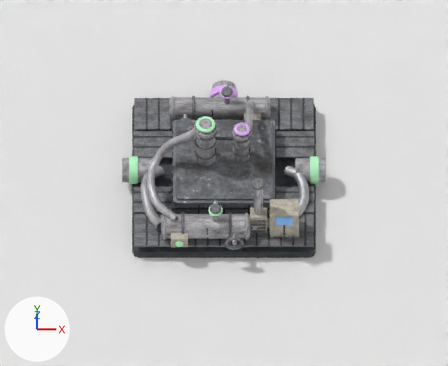
Before and after pictures for a commit that changed the Blender file models/isotope-collector/isotope-collector.blend.
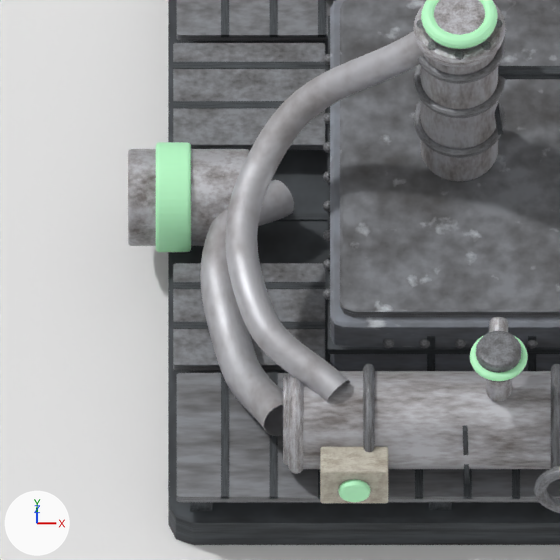
The first picture shows the older version from the file's camera 'Camera'. The close-ups show the older and then the newer version on the part from 20% to 52% of the width and 33% to 71% of the height of that picture. Only the edits that show in the close-ups are written down. The axes (+X, +Y, +Z) are drawn at lower left. The lights are the same throughout.

Names of what the first close-up shows: 'BoxLid', 'ColTShell', 'ColdBox', 'Decksouth0', 'Deckwest0', 'Deckwest1', 'DropT', 'DrumTShell', 'Ground', 'RunT-west', 'Slab', 'Socket-west-rf-tritium' and 58 more.
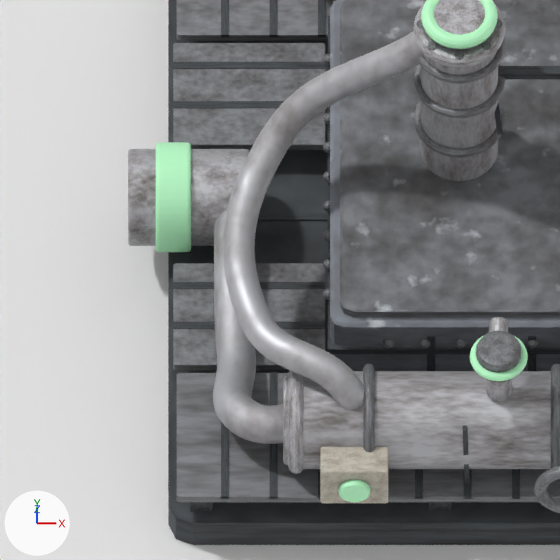
Pixel boxes (x1, y1, x2, y2) of what changed, in the close-ups (560 x 560 px):
'DropT', reshaped: before (225, 31, 424, 402); after (223, 31, 424, 410)
'RunT-west', reshaped: before (200, 180, 294, 436); after (213, 210, 283, 444)

Diff of the bpy script that builds the scene:
```diff
--- a/models/isotope-collector/isotope-collector.blend.py
+++ b/models/isotope-collector/isotope-collector.blend.py
@@ cu_dropt @@
 cu_dropt.dimensions = '3D'
-_sp = cu_dropt.splines.new('BEZIER'); _sp.bezier_points.add(3)
-_sp.bezier_points.foreach_set('co', [-0.65, 0.02, 2.19, -1.6, -0.18, 1.4, -1.7, -1.33, 1.2, -1.2, -1.83, 1.05])
-_sp.bezier_points.foreach_set('handle_left', [-0.279, 0.0981, 2.498, -1.347, 0.162, 1.64, -1.852, -0.909, 1.295, -1.395, -1.635, 1.109])
-_sp.bezier_points.foreach_set('handle_right', [-1.021, -0.0581, 1.882, -1.837, -0.5, 1.175, -1.606, -1.59, 1.141, -1.005, -2.025, 0.991])
-for _p, _l, _r in zip(_sp.bezier_points, ['AUTO', 'AUTO', 'AUTO', 'AUTO'], ['AUTO', 'AUTO', 'AUTO', 'AUTO']): _p.handle_left_type = _l; _p.handle_right_type = _r
+_sp = cu_dropt.splines.new('BEZIER'); _sp.bezier_points.add(4)
+_sp.bezier_points.foreach_set('co', [-0.65, 0.02, 2.19, -1.6, -0.18, 1.4, -1.7, -1.38, 1.15, -1.15, -1.83, 1.09, -1.15, -1.83, 0.8])
+_sp.bezier_points.foreach_set('handle_left', [-0.279, 0.0981, 2.498, -1.35, 0.158, 1.649, -1.887, -0.945, 1.228, -1.296, -1.711, 1.295, -1.15, -1.83, 0.913])
+_sp.bezier_points.foreach_set('handle_right', [-1.021, -0.0581, 1.882, -1.846, -0.512, 1.156, -1.592, -1.632, 1.105, -1.091, -1.879, 1.007, -1.15, -1.83, 0.687])
+for _p, _l, _r in zip(_sp.bezier_points, ['AUTO', 'AUTO', 'AUTO', 'AUTO', 'AUTO'], ['AUTO', 'AUTO', 'AUTO', 'AUTO', 'AUTO']): _p.handle_left_type = _l; _p.handle_right_type = _r
 cu_dropt.materials.append(mat_metal_frost)
@@ cu_runt_west @@
 cu_runt_west.dimensions = '3D'
-_sp = cu_runt_west.splines.new('BEZIER'); _sp.bezier_points.add(3)
-_sp.bezier_points.foreach_set('co', [-1.55, -1.83, 0.75, -1.83, -1.21, 0.555, -1.85, -0.25, 0.63, -1.55, 0.0, 0.55])
-_sp.bezier_points.foreach_set('handle_left', [-1.441, -2.072, 0.826, -1.77, -1.478, 0.583, -2.004, -0.592, 0.656, -1.667, -0.0976, 0.581])
-_sp.bezier_points.foreach_set('handle_right', [-1.659, -1.588, 0.674, -1.911, -0.845, 0.517, -1.786, -0.108, 0.619, -1.433, 0.0976, 0.519])
-for _p, _l, _r in zip(_sp.bezier_points, ['AUTO', 'AUTO', 'AUTO', 'AUTO'], ['AUTO', 'AUTO', 'AUTO', 'AUTO']): _p.handle_left_type = _l; _p.handle_right_type = _r
+_sp = cu_runt_west.splines.new('BEZIER'); _sp.bezier_points.add(4)
+_sp.bezier_points.foreach_set('co', [-1.35, -1.83, 0.75, -1.75, -1.83, 0.75, -1.83, -1.21, 0.555, -1.85, -0.25, 0.63, -1.85, 0.0, 0.55])
+_sp.bezier_points.foreach_set('handle_left', [-1.194, -1.83, 0.75, -1.633, -1.929, 0.781, -1.811, -1.463, 0.584, -1.846, -0.623, 0.673, -1.85, -0.0976, 0.581])
+_sp.bezier_points.foreach_set('handle_right', [-1.506, -1.83, 0.75, -1.941, -1.668, 0.699, -1.857, -0.837, 0.513, -1.851, -0.148, 0.618, -1.85, 0.0976, 0.519])
+for _p, _l, _r in zip(_sp.bezier_points, ['AUTO', 'AUTO', 'AUTO', 'AUTO', 'AUTO'], ['AUTO', 'AUTO', 'AUTO', 'AUTO', 'AUTO']): _p.handle_left_type = _l; _p.handle_right_type = _r
 cu_runt_west.materials.append(mat_metal_frost)
```
